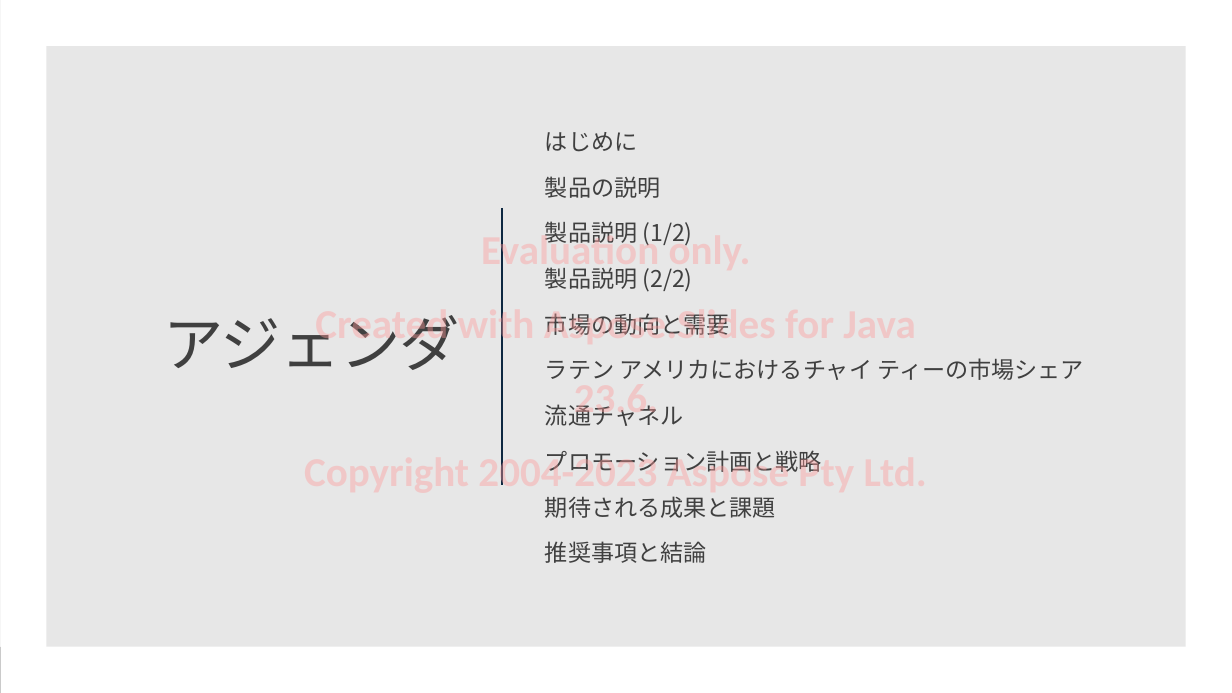
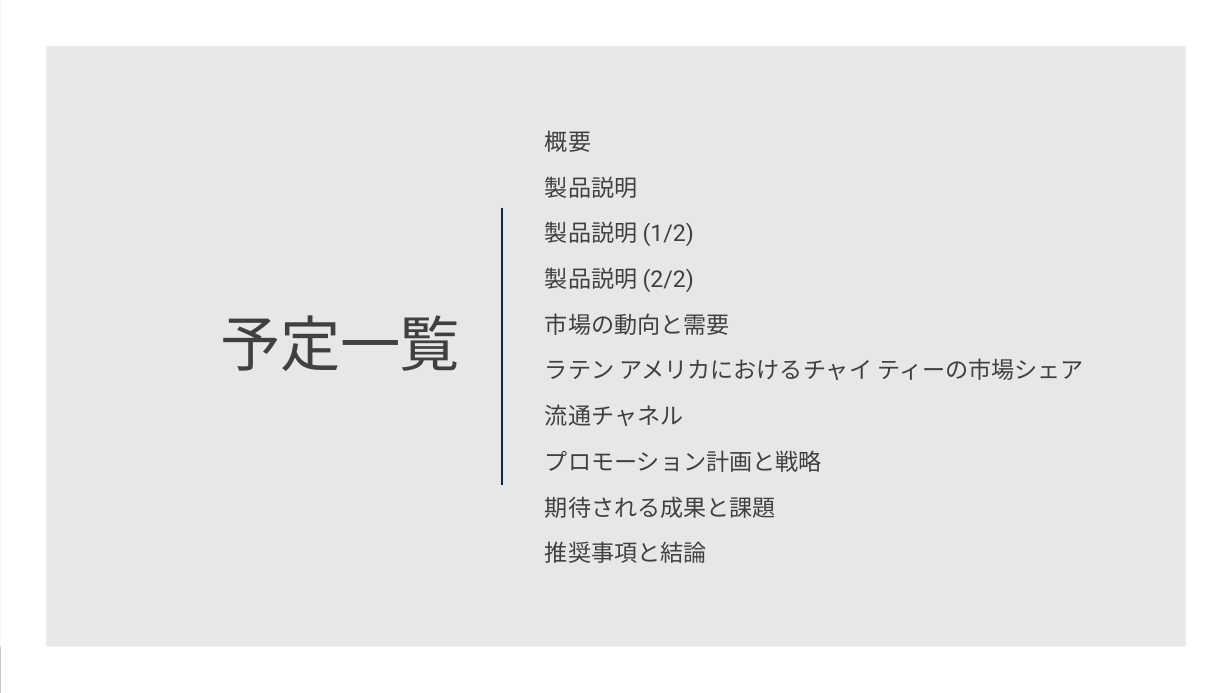
Before and after one commit to MicrosoftLearning/MS-4004-Empower-workforce-copilot-use-cases.ja-jp, a slide deck: slide 2 of ResourceFiles/Mystic Spice Premium Chai Market Analysis Presentation.pptx. Drawn at 1232x693 pixels with LibreOffice and Linux fonts; fonts in the diff are those of the drawing. Boxes give left, top, right and bottom in pixels: in the first picture for what was removed or moved away, otherwise in the second. Text is boxed around its words. In the diff, an @@ line names an element or a change of style, - is before the commit and + after.

```diff
--- a/ResourceFiles/Mystic Spice Premium Chai Market Analysis Presentation.pptx
+++ b/ResourceFiles/Mystic Spice Premium Chai Market Analysis Presentation.pptx
@@ text at box(545, 130, 637, 198): text changed @@
-  はじめに
-  製品の説明
+  概要
+  製品説明
@@ text removed at box(315, 230, 854, 485) @@
-Evaluation only.
-Created with Aspose.Slides for Java 23.6.
-Copyright 2004-2023 Aspose Pty Ltd.
@@ text at box(545, 221, 694, 292): font Noto Sans CJK JP to Roboto in "(1/2)", "(2/2)" @@
@@ title at box(221, 315, 460, 371): text changed @@
-アジェンダ
+予定一覧
```
Also in this commit, not shown: 13 other slides changed, 18 other files.
